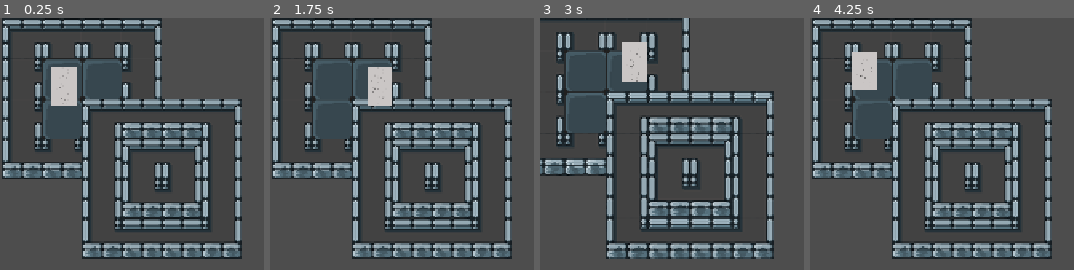
Above: before the commit, frames 1-4 (left to right).
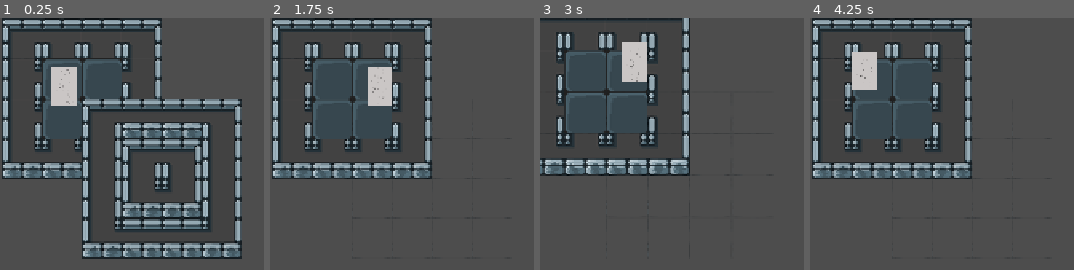
Above: after the commit, the same moments.

Repository: HunterJohnsonW/GodotJam99
Game: Godot game, scene res://game/level1.tscn
Two runs of this game, one before a commit and one after it. Both use one fixed random seed, a clock stepped at 60 frames per second and the inputs below. This scene is started directly instead of the project's main scene.
Inputs (mouse positions are in pixels of both pictures, inside the frame that each line leads up to):
- Up to frame 1 (0.25 s): no input
- Up to frame 2 (1.75 s): tap Enter at 0.5 s; move the mouse to (349, 98) at 0.52 s; press the mouse at (349, 98) at 0.53 s; hold D (right) 0.53-1.28 s; tap Space at 1.25 s; move the mouse to (431, 179) at 1.27 s; release the mouse at (431, 179) at 1.28 s; hold S (down) from 1.28 s (still down); tap Middle mouse button (camera_pan) at 1.35 s; click (431, 179) at 1.55 s
- Up to frame 3 (3 s): tap Enter at 2 s; move the mouse to (outside the picture) at 2.02 s; release S (down) at 2.03 s; press the mouse at (outside the picture) at 2.03 s; hold D (right) 2.03-2.78 s; tap Space at 2.75 s; move the mouse to (outside the picture) at 2.77 s; release the mouse at (outside the picture) at 2.78 s; hold W (up) from 2.78 s (still down); tap Mouse wheel up (zoom_in) at 2.85 s
- Up to frame 4 (4.25 s): click (outside the picture) at 3.05 s; tap Enter at 3.5 s; move the mouse to (outside the picture) at 3.52 s; release W (up) at 3.53 s; press the mouse at (outside the picture) at 3.53 s; hold A (left) from 3.53 s (still down); tap Mouse wheel down (zoom_out) at 3.6 s

The runs differ from the first frame. In frame 1, less than 0.1% of the frame differs, in the area x 23-27%, y 20-35%; in frame 2, 20%; in frame 3, 23%, in the area x 25-89%, y 28-96%; in frame 4, 21%.

Commit message:
pick itup

Diff:
--- a/game/level.gd
+++ b/game/level.gd
@@ -6,8 +6,7 @@
 
 func _ready() -> void:
 	for layer in map.layers:
-		layer.clicked.emit(_try_pick_up)
-	pass
+		layer.clicked.connect(_try_pick_up)
 
 func _physics_process(delta: float) -> void:
 	pass
@@ -16,5 +15,6 @@
 	return map.layers.get(player.layer)
 
 func _try_pick_up(layer: Layer) -> void:
-	if player_layer().layer != layer.layer && layer.layer == 1:
+	print(layer.layer)
+	if !layer.click_area.overlaps_body(player) && layer == map.layers.get(map.layers.size() - 1):
 		layer.visible = false
--- a/game/level1.tscn
+++ b/game/level1.tscn
@@ -11,7 +11,7 @@
 [node name="Map" parent="." unique_id=607974385 instance=ExtResource("2_sgg2w")]
 
 [node name="Player" parent="." unique_id=168688717 instance=ExtResource("3_sgg2w")]
-position = Vector2(100, 108)
+position = Vector2(100, 109)
 collision_layer = 1
 
 [node name="Camera" parent="." unique_id=841678671 instance=ExtResource("4_qo14e")]
